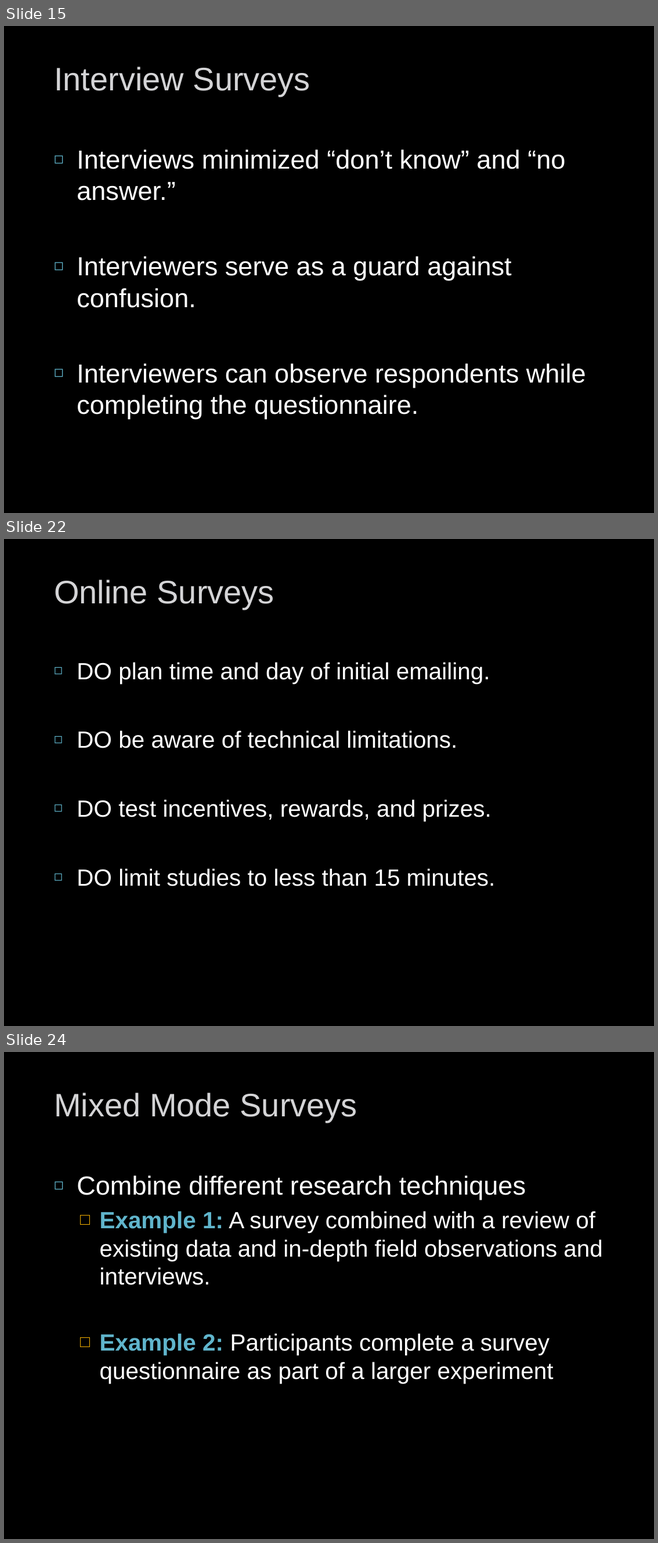
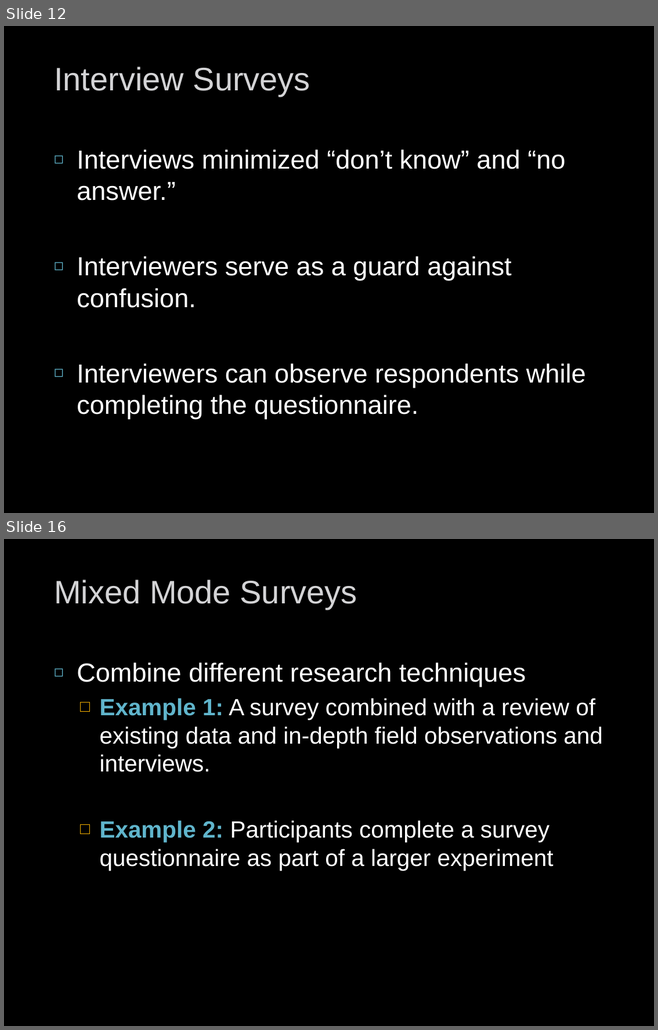
Before and after one commit to npm27/Teaching-Materials, a slide deck: Research Methods/Slides/Survey Research.pptx. Shown one above the other, each under a label of ours: slides 15, 22 and 24 before the commit, slides 12 and 16 after it; the slides between them are not shown. The pictures are 658x1543 and 658x1030 pixels, drawn with LibreOffice and Linux fonts; fonts in the diff are those of the drawing. Boxes give left, top, right and bottom in pixels: in the first picture for what was removed or moved away, otherwise in the second. Text is boxed around its words. In the diff, an @@ line names an element or a change of style, - is before the commit and + after.

```diff
--- a/Research Methods/Slides/Survey Research.pptx
+++ b/Research Methods/Slides/Survey Research.pptx
@@ slide 22 removed at <box>4,539,654,1026</box>, background #000000 @@
@@ title removed at <box>54,580,274,609</box> @@
-Online Surveys
@@ text removed at <box>76,662,495,886</box> @@
-◻ DO plan time and day of initial emailing.
-◻ DO be aware of technical limitations.
-◻ DO test incentives, rewards, and prizes.
-◻ DO limit studies to less than 15 minutes.
@@ what was slide 15 is now slide 12 @@
@@ what was slide 24 is now slide 16 @@
```
Also in this commit, not shown: 4 slides changed, 7 other slides removed.
